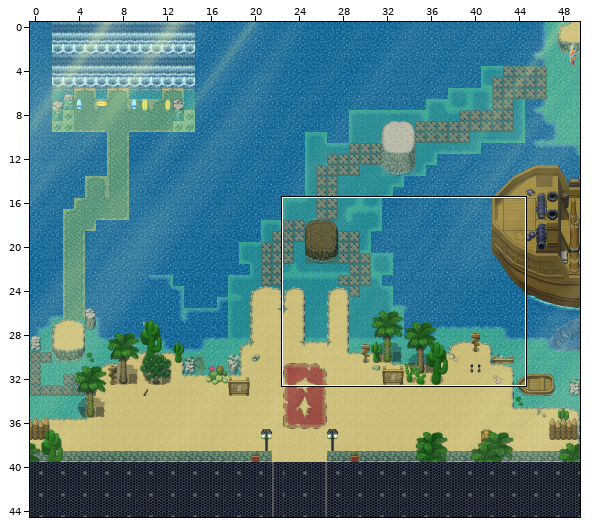
Tiled map (JSON), stored at shaka.tmj. The first picture is a wide view before the edit; the outline marks the close-up.
Close-up. Before the edit:
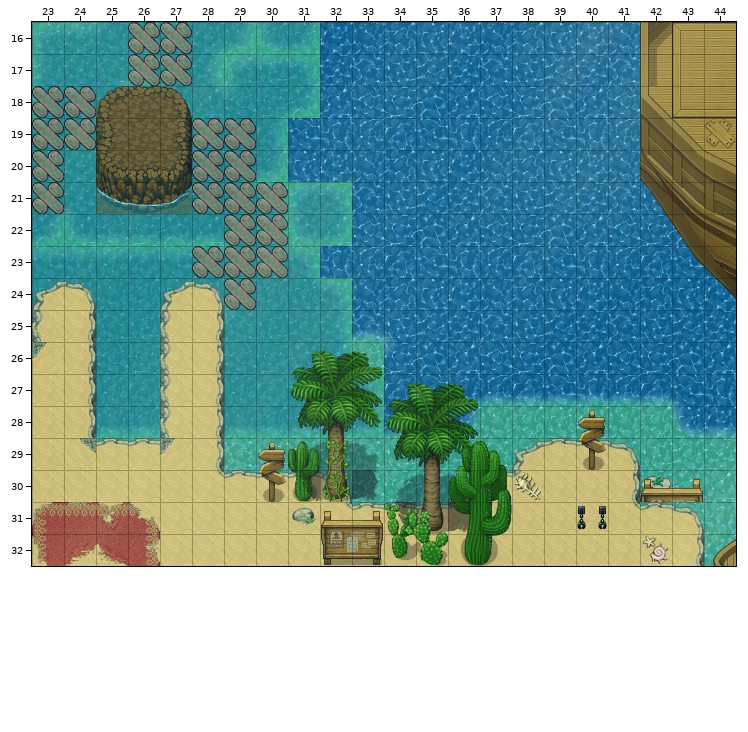
Cells are 32x32 px. Shown: x 23..44, y 16..32. The commit also changed other parts of the map, which this record leaves out.
Once edited:
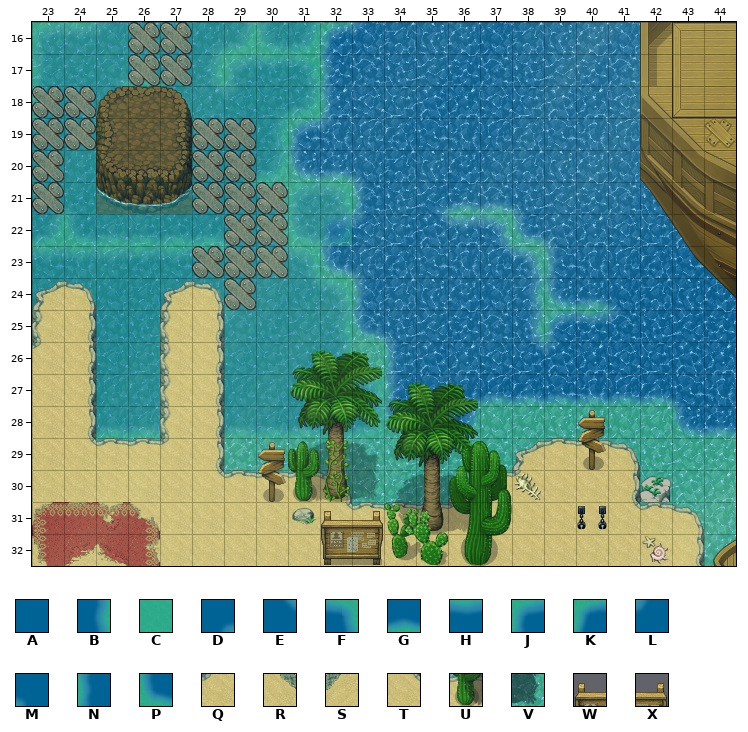
Key: from "Chunk 1": A 2, B 3, C 4, D 5, E 7, F 8, G 9, H 10, J 11, K 11 turned 90, L 12, M 13, N 14, P 15; from "Chunk 4": Q 253; from "Chunk 5": R 35 flipped on the diagonal, S 35 flipped up-down, T 44, U 52, V 54, W 60, X 61.
_ is an empty cell.
See-through tiles are keyed as they look on the map.
Diff:
Layer "Floor/Floor1":
The edit turns tile A into tile B in rows 24 to 25 at x 38.
The edit turns tile A into tile D in row 21 at x 35.
The edit turns tile A into tile E in row 22 at x 35; in row 23 at x 37; in row 26 at x 38.
The edit turns tile A into tile F in row 22 at x 37; in row 23 at x 38.
The edit turns tile A into tile G in row 20 at x 32; in row 21 at x 36 to 37; in row 24 at x 40.
The edit turns tile A into tile H in row 22 at x 36; in row 25 at x 40.
The edit turns tile A into tile J in row 19 at x 31; in row 25 at x 39.
The edit turns tile C into tile J in row 22 at x 32.
The edit turns tile A into tile K in row 16 at x 32.
The edit turns tile A into tile L in row 16 at x 33; in row 19 at x 32; in row 22 at x 33; in row 25 at x 41; in row 26 at x 39.
The edit turns tile A into tile M in row 20 at x 33; in row 21 at x 38; in row 22 at x 39; in row 23 at x 33; in row 24 at x 41.
The edit turns tile A into tile N in rows 17 to 18 at x 32; in row 21 at x 33; in row 23 at x 39; in row 24 at x 33; in row 27 at x 34.
The edit turns tile L into tile N in row 26 at x 34.
The edit turns tile A into tile P in row 20 at x 31; in row 22 at x 38; in row 23 at x 32; in row 24 at x 39.
The edit turns tile G into tile P in row 25 at x 33; in row 28 at x 34.
Layer "Floor/Floor3":
The edit turns tile S into tile Q in row 26 at x 23; in row 29 at x 27.
The edit turns tile R into tile T in row 29 at x 24.
Layer "Above/Above1":
The edit erases tile U in row 30 at x 31; in row 31 at x 34.
The edit erases tile V in row 30 at x 33; in row 31 at x 36.
The edit erases tile W in row 30 at x 42.
The edit erases tile X in row 30 at x 43.
